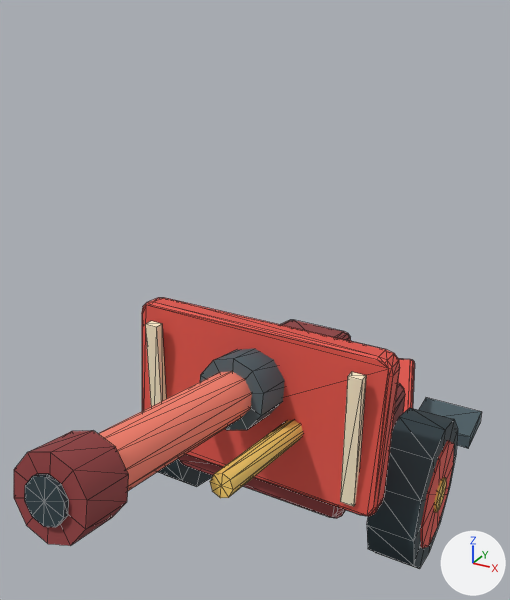
The glTF model public/war-assets/models/artillery.glb, before and after one commit.
Both versions are drawn from a 50 mm camera at (1.067, -2.12, 2.122) aimed at (-0.096, -0.005, 1.064). Arrows for +X, +Y and +Z are at lower right; the lights stay in place. The older version comes first. Mesh edges are drawn as thin lines. Where no turn or scale is listed for an object, it has been applied to the vertices.

Objects in the first picture: 'carriage-cream', 'carriage-dark', 'carriage-metal', 'carriage-rubber', 'carriage-team', 'gun-dark', 'gun-gold', 'gun-light', 'gun-metal', 'gun-rubber' and 1 more.
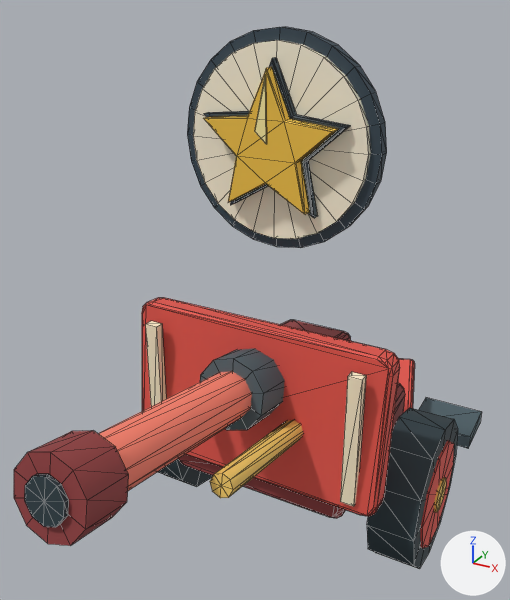
The change, as JSON lines over the scene's bpy script:
```json
{"op": "add", "block": "mat_material_10", "code": ["mat_material_10 = principled_material('Material_10')", "mat_material_10.base_color = (1.0, 0.871, 0.371)  # beige #fff0a4", "mat_material_10.roughness = 0.62"]}
{"op": "add", "block": "mat_material_9", "code": ["mat_material_9 = principled_material('Material_9')", "mat_material_9.base_color = (0.939, 0.584, 0.0666)  # yellow #f8c949", "mat_material_9.metallic = 0.12", "mat_material_9.roughness = 0.62"]}
{"op": "add", "block": "mat_material_8", "code": ["mat_material_8 = principled_material('Material_8')", "mat_material_8.base_color = (1.0, 0.922, 0.723)  # pale yellow #fff6dd", "mat_material_8.roughness = 0.62"]}
{"op": "add", "block": "mat_material_7", "code": ["mat_material_7 = principled_material('Material_7')", "mat_material_7.base_color = (0.0343, 0.0595, 0.0823)  # dark blue #344551", "mat_material_7.roughness = 0.62"]}
{"op": "add", "block": "me_mesh_14", "code": ["me_mesh_14 = bpy.data.meshes.new('Mesh_14')", "me_mesh_14.from_pydata([(0.0, -0.113, 0.227), (0.005, -0.113, 0.015), (-0.037, -0.113, 0.052), (-0.037, -0.116, 0.052), (0.005, -0.116, 0.015), (0.0, -0.116, 0.227)], [], [(0, 1, 2), (3, 4, 5), (0, 2, 5), (2, 3, 5), (2, 1, 3), (1, 4, 3), (1, 0, 4), (0, 5, 4)])", "me_mesh_14.materials.append(mat_material_10)  # beige #fff0a4"]}
{"op": "add", "block": "me_mesh_13", "code": ["me_mesh_13 = bpy.data.meshes.new('Mesh_13')", "me_mesh_13.from_pydata(...)  # 40 vertices, 76 faces; spans x -0.235..0.235, y -0.112..-0.069, z -0.2..0.247", "me_mesh_13.materials.append(mat_material_9)  # yellow #f8c949"]}
{"op": "add", "block": "me_mesh_12", "code": ["me_mesh_12 = bpy.data.meshes.new('Mesh_12')", "me_mesh_12.from_pydata(...)  # 52 vertices, 96 faces; spans x -0.323..0.323, y -0.041..-0.011, z -0.323..0.323", "me_mesh_12.materials.append(mat_material_8)  # pale yellow #fff6dd"]}
{"op": "add", "block": "me_mesh_11", "code": ["me_mesh_11 = bpy.data.meshes.new('Mesh_11')", "me_mesh_11.from_pydata(...)  # 92 vertices, 172 faces; spans x -0.36..0.36, y -0.072..0.022, z -0.36..0.36", "me_mesh_11.materials.append(mat_material_7)  # dark blue #344551"]}
{"op": "add", "block": "ob_team_badge_shine", "code": ["ob_team_badge_shine = bpy.data.objects.new('team-badge-shine', me_mesh_14)", "ob_team_badge_shine.location = (0.0, 0.0, 1.655)"]}
{"op": "add", "block": "ob_team_badge_gold", "code": ["ob_team_badge_gold = bpy.data.objects.new('team-badge-gold', me_mesh_13)", "ob_team_badge_gold.location = (0.0, 0.0, 1.655)"]}
{"op": "add", "block": "ob_team_badge_plate", "code": ["ob_team_badge_plate = bpy.data.objects.new('team-badge-plate', me_mesh_12)", "ob_team_badge_plate.location = (0.0, 0.0, 1.655)"]}
{"op": "add", "block": "ob_team_badge_outline", "code": ["ob_team_badge_outline = bpy.data.objects.new('team-badge-outline', me_mesh_11)", "ob_team_badge_outline.location = (0.0, 0.0, 1.655)"]}
```

Location of each change, [x1, y1, x2, y2] in pixels of the pictures (510 x 600 px):
```json
{"object": "team-badge-plate", "change": "added", "after": [193, 40, 371, 239]}
{"object": "team-badge-outline", "change": "added", "after": [187, 27, 387, 248]}
{"object": "team-badge-gold", "change": "added", "after": [204, 67, 338, 214], "on screen": "yellow"}
{"object": "team-badge-shine", "change": "added", "after": [255, 75, 267, 144], "on screen": "beige"}
```
